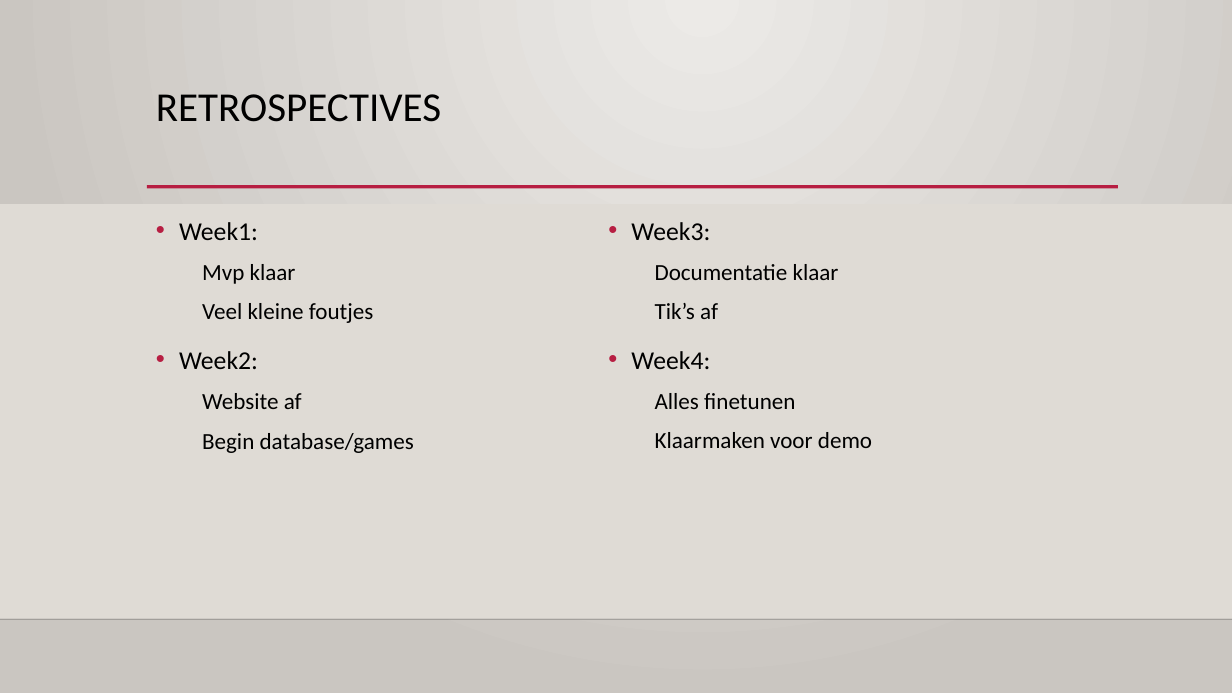
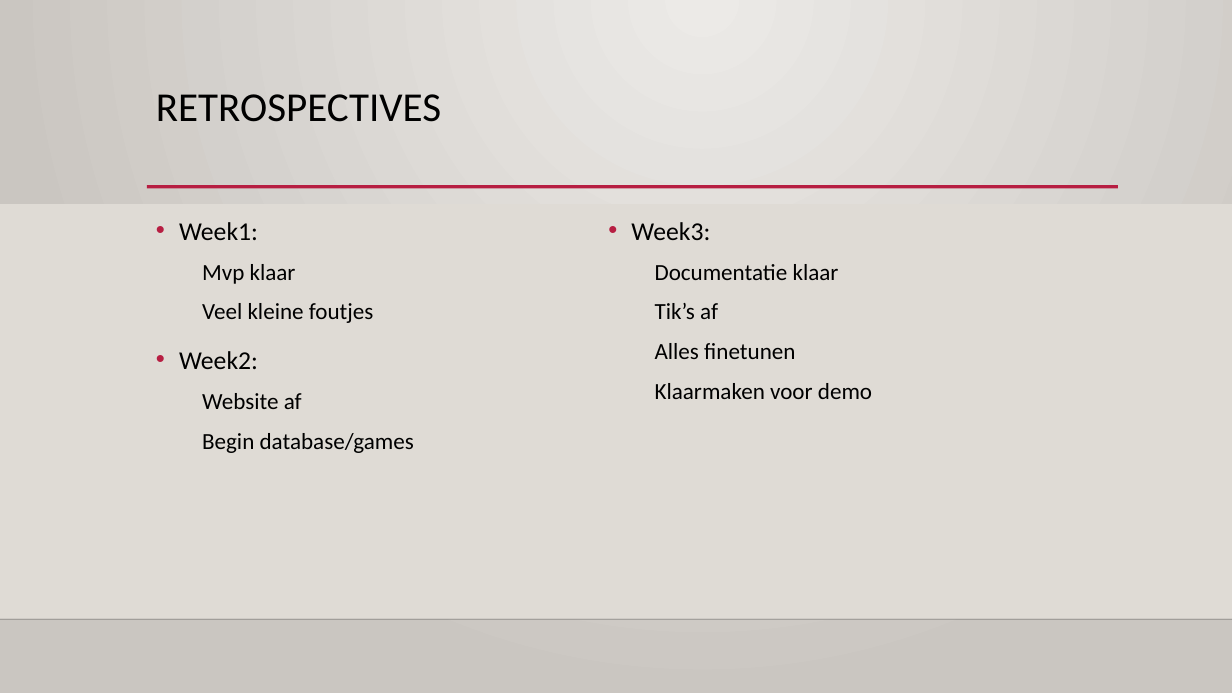
Before and after one commit to WoutDemeyere/Team-Project-TiktEm, a slide deck: slide 4 of documentatie/eindpresentatie.odp. Drawn at 1232x693 pixels with LibreOffice and Linux fonts; fonts in the diff are those of the drawing; background and template pictures are left out. Boxes give left, top, right and bottom in pixels: in the first picture for what was removed or moved away, otherwise in the second. Text is boxed around its words. In the diff, an @@ line names an element or a change of style, - is before the commit and + after.

```diff
--- a/documentatie/eindpresentatie.odp
+++ b/documentatie/eindpresentatie.odp
@@ text at (x1=631, y1=351, x2=710, y2=369): paragraph removed @@
-• Week4:
```
Also in this commit, not shown: 1 other file.
